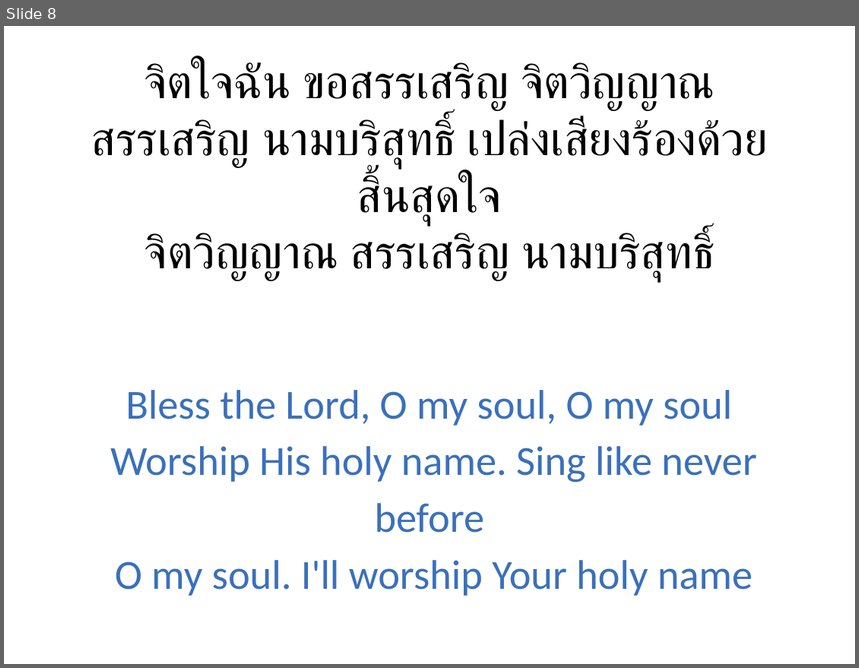
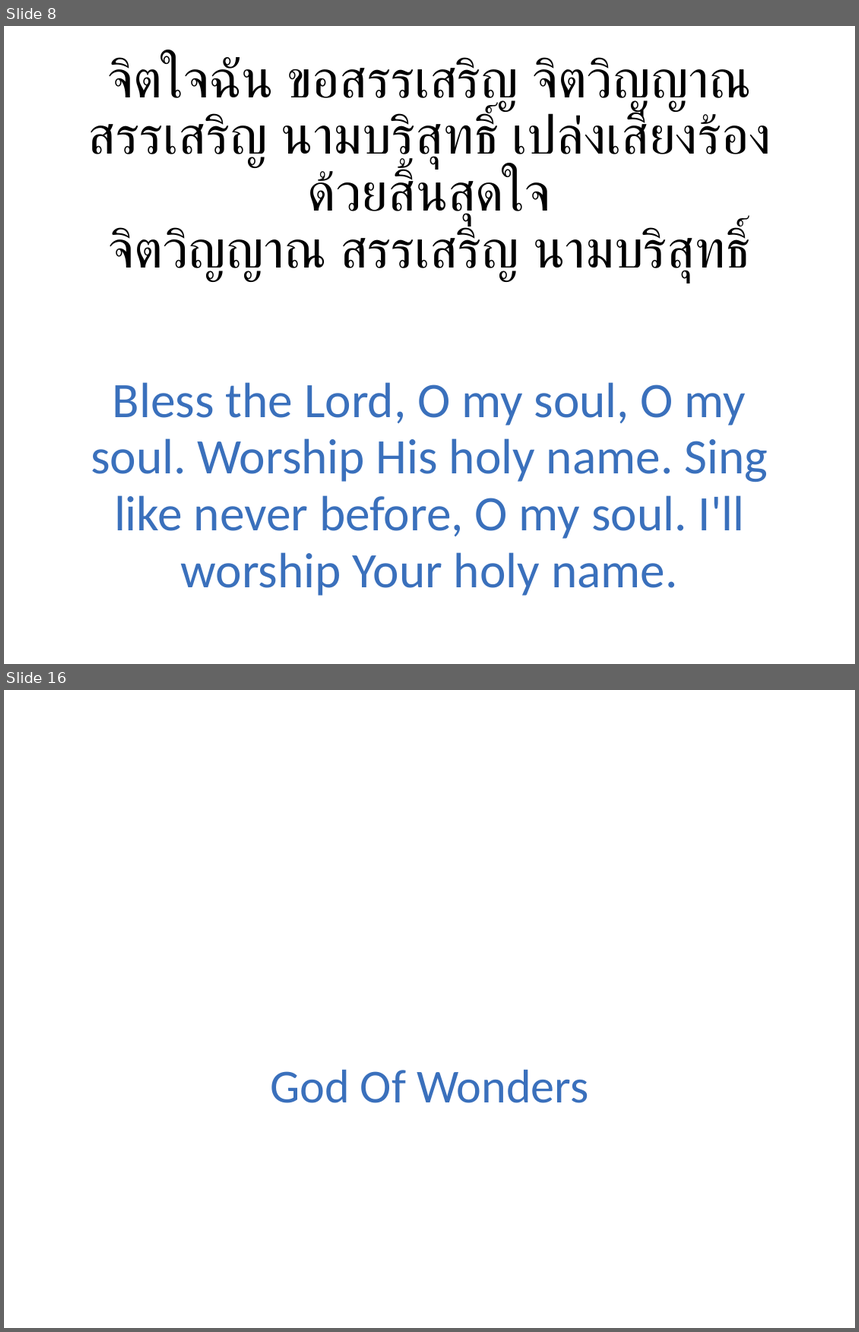
Before and after one commit to mightmay/songpptcreator, a slide deck: finishedppt/WorshipSongs.pptx. Shown one above the other, each under a label of ours: slide 8 before the commit, slides 8 and 16 after it; the slides between them are not shown. The pictures are 859x668 and 859x1332 pixels, drawn with LibreOffice and Linux fonts; fonts in the diff are those of the drawing. Boxes give left, top, right and bottom in pixels: in the first picture for what was removed or moved away, otherwise in the second. Text is boxed around its words. In the diff, an @@ line names an element or a change of style, - is before the commit and + after.

```diff
--- a/finishedppt/WorshipSongs.pptx
+++ b/finishedppt/WorshipSongs.pptx
@@ slide 16 added at (4,690,855,1328), background #FFFFFF @@
@@ subtitle added at (270,1069,589,1103), 40 pt, text #3A70BC @@
+God Of Wonders
@@ slide 8 changed as well @@
@@ text "จิตใจฉัน ขอสรรเสริญ จิตวิญญาณ สรรเสริญ นามบริสุทธิ์ ..." at (88,56,772,282): size 40 to 45 pt @@
@@ text at (91,382,768,596): text changed; size 35 to 42 pt @@
-Bless the Lord, O my soul, O my soul
-Worship His holy name. Sing like never before
-O my soul. I'll worship Your holy name
+Bless the Lord, O my soul, O my soul. Worship His holy name. Sing like never before, O my soul. I'll worship Your holy name.
```
Also in this commit, not shown: 6 other slides changed, 28 other slides added, 2 other files.
